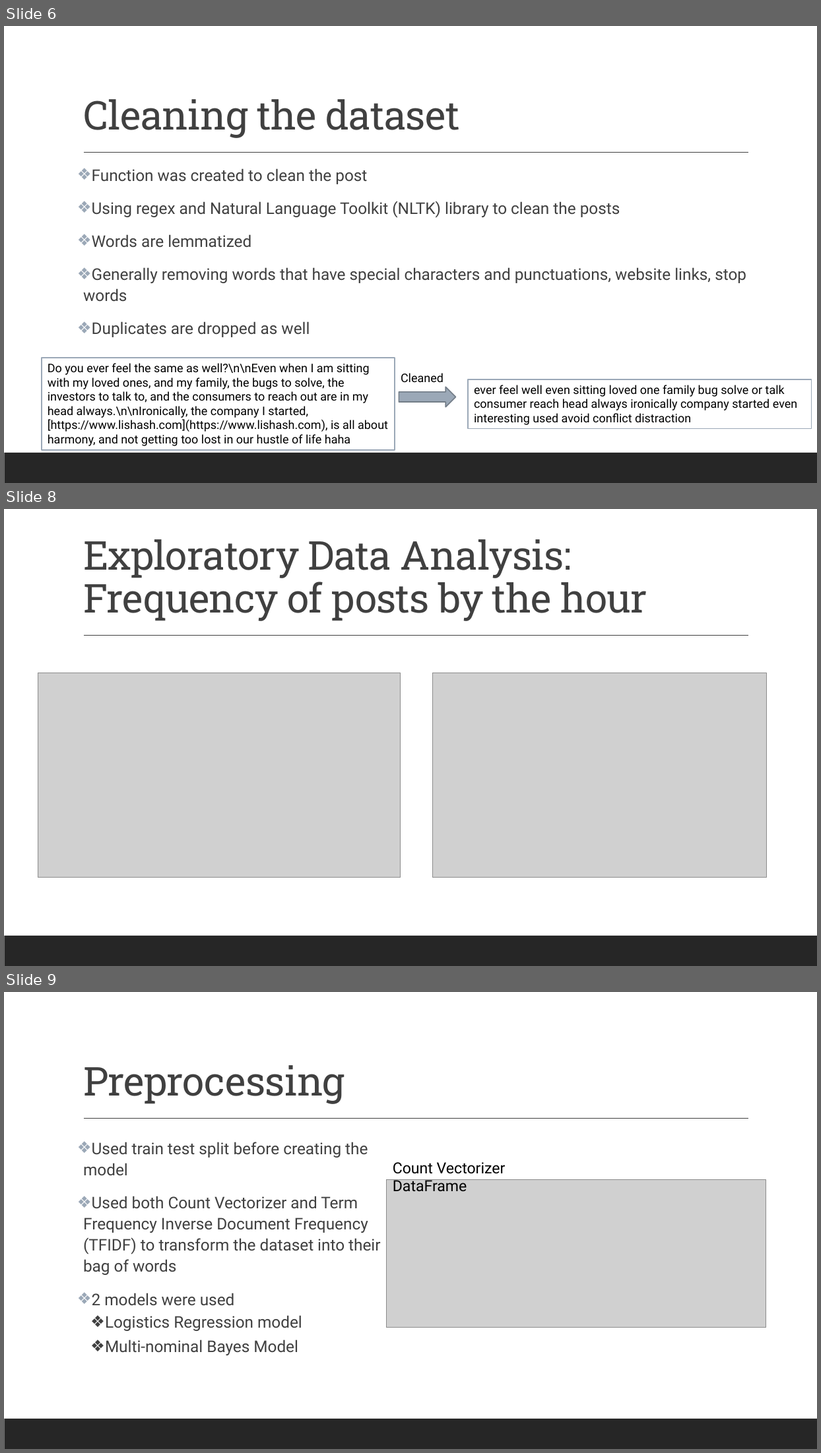
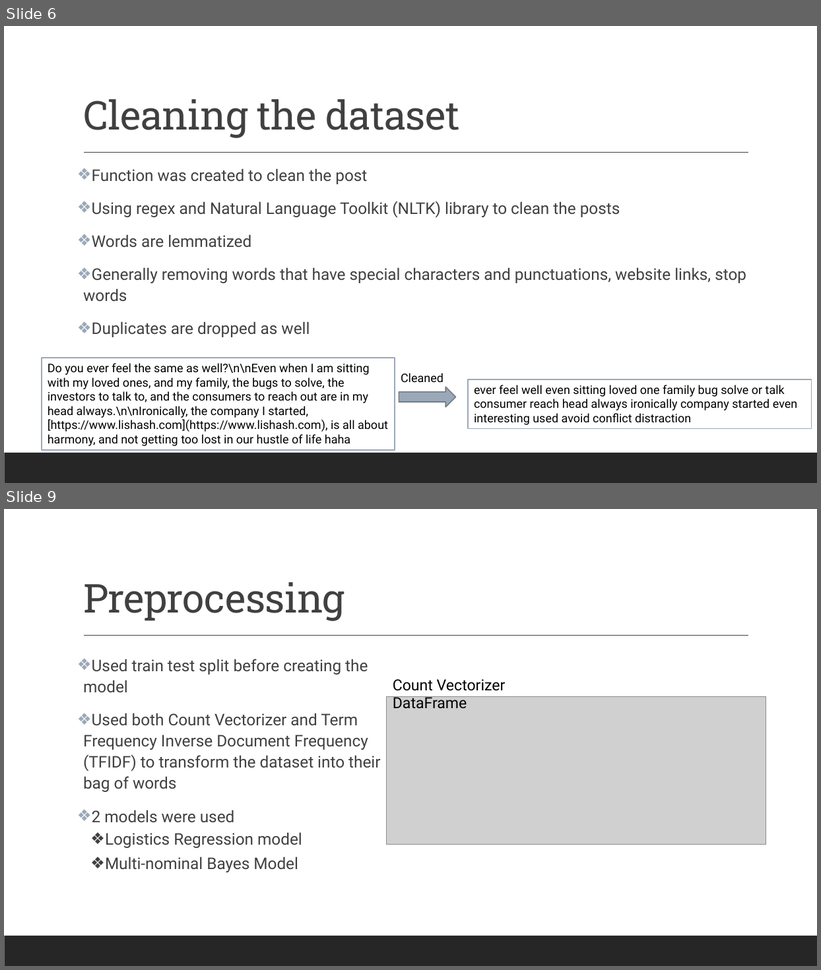
Before and after one commit to kumereshN/dsiprojects, a slide deck: project_3/Project_3_Kumeresh_Investing_vs_Entrepreneur.pptx. Shown one above the other, each under a label of ours: slides 6, 8 and 9 before the commit, slides 6 and 9 after it; the slides between them are not shown. The pictures are 821x1453 and 821x970 pixels, drawn with LibreOffice and Linux fonts; fonts in the diff are those of the drawing; grey boxes stand for pictures. Boxes give left, top, right and bottom in pixels: in the first picture for what was removed or moved away, otherwise in the second. Text is boxed around its words. In the diff, an @@ line names an element or a change of style, - is before the commit and + after.

```diff
--- a/project_3/Project_3_Kumeresh_Investing_vs_Entrepreneur.pptx
+++ b/project_3/Project_3_Kumeresh_Investing_vs_Entrepreneur.pptx
@@ slide 8 removed at [4, 509, 817, 966], background #FFFFFF; not listed: 2 template elements that a slide beside it also shows @@
@@ title removed at [83, 539, 647, 621] @@
-Exploratory Data Analysis: Frequency of posts by the hour
@@ picture removed at [38, 673, 401, 877] @@
@@ picture removed at [433, 673, 767, 877] @@
```
Also in this commit, not shown: 2 slides changed, 1 slide added, 28 other files.
